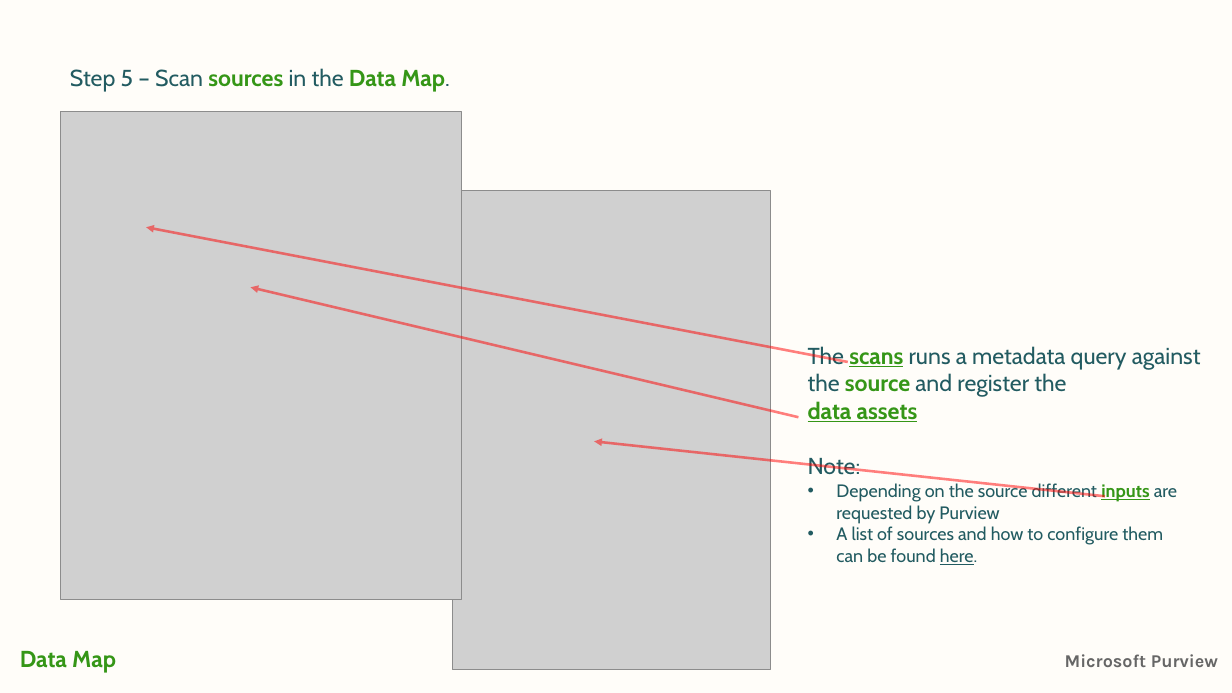
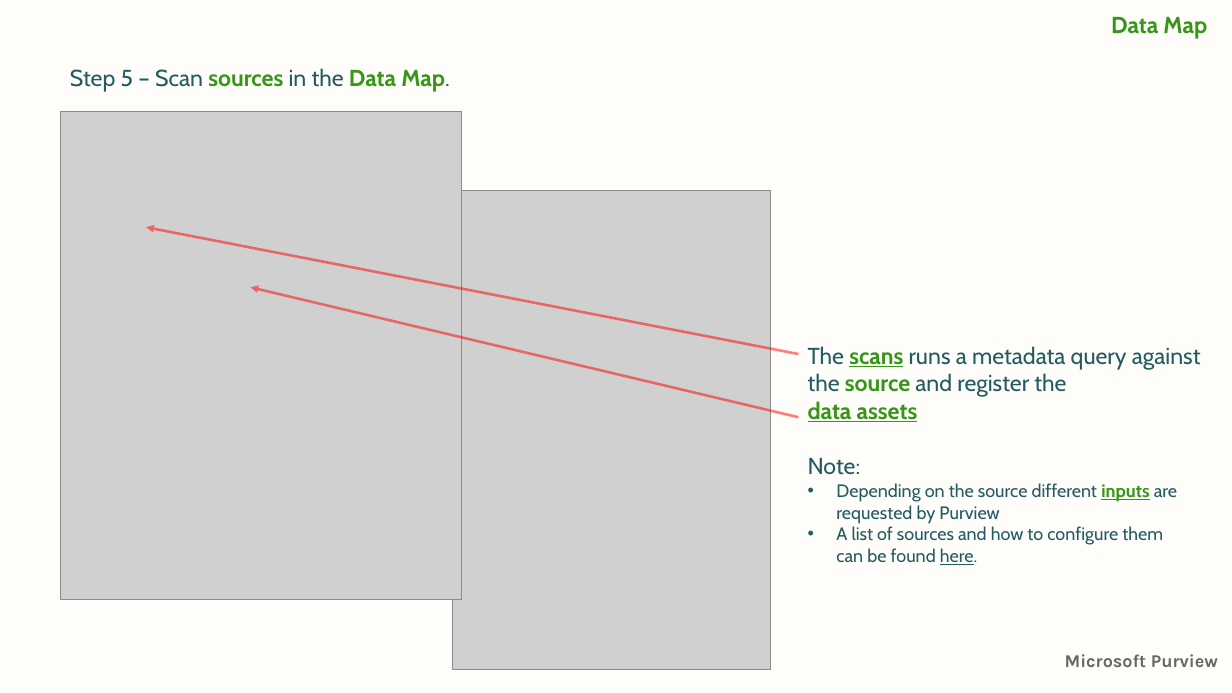
Before and after one commit to jcordtz/microsoft-purview-stuff, a slide deck: slide 10 of Presentations/2-Getting Started/Purview-2-datamap.pptx (slide 9 before the commit). Drawn at 1232x693 pixels with LibreOffice and Linux fonts; fonts in the diff are those of the drawing; grey boxes stand for pictures; background and template pictures are left out. Boxes give left, top, right and bottom in pixels: in the first picture for what was removed or moved away, otherwise in the second. Text is boxed around its words. In the diff, an @@ line names an element or a change of style, - is before the commit and + after.

```diff
--- a/Presentations/2-Getting Started/Purview-2-datamap.pptx
+++ b/Presentations/2-Getting Started/Purview-2-datamap.pptx
@@ text added at <box>1111,17,1207,39</box>, 18 pt, text #359617, bold @@
+Data Map
@@ arrow moved from (848, 362) - (146, 227) to (799, 354) - (146, 227) @@
@@ arrow removed from (1105, 496) to (594, 442) @@
@@ text removed at <box>20,651,116,673</box> @@
-Data Map
```
Also in this commit, not shown: 53 other slides changed, 1 slide added, 7 other files.
